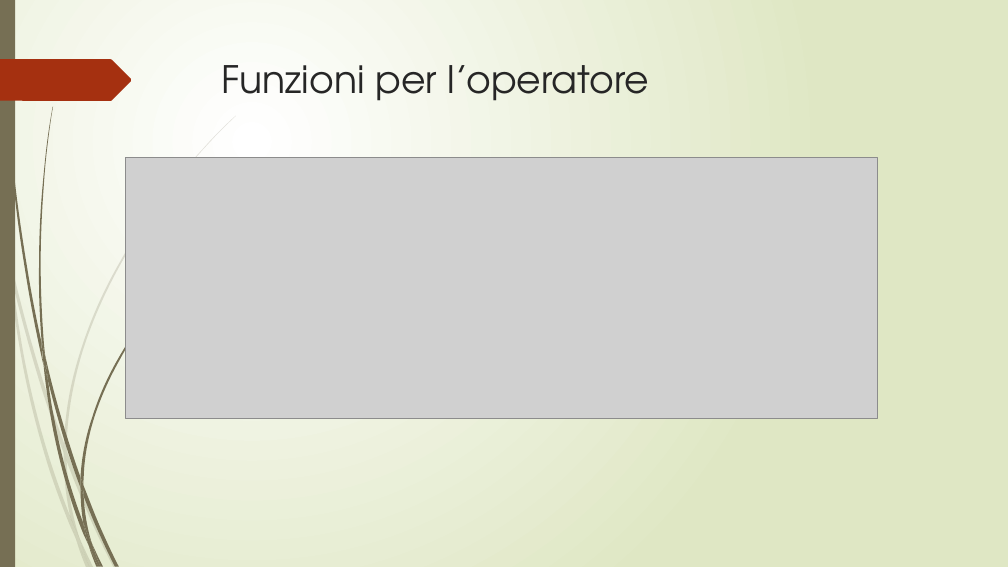
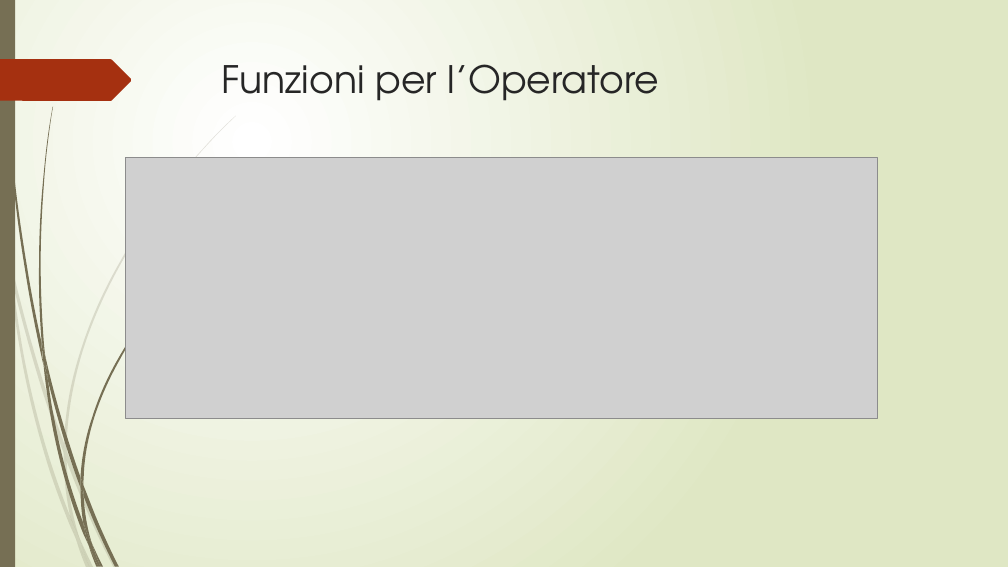
Before and after one commit to lpleo/Ingegneria_Software_2014, a slide deck: slide 20 of Slide/Slide Alby.pptx. Drawn at 1008x567 pixels with LibreOffice and Linux fonts; fonts in the diff are those of the drawing; grey boxes stand for pictures. Boxes give left, top, right and bottom in pixels: in the first picture for what was removed or moved away, otherwise in the second. Text is boxed around its words. In the diff, an @@ line names an element or a change of style, - is before the commit and + after.

```diff
--- a/Slide/Slide Alby.pptx
+++ b/Slide/Slide Alby.pptx
@@ title at (x1=222, y1=64, x2=660, y2=101): text changed @@
-Funzioni per l’operatore
+Funzioni per l’Operatore
```
Also in this commit, not shown: 2 other slides changed, 1 slide added, 1 slide removed, 3 other files.
